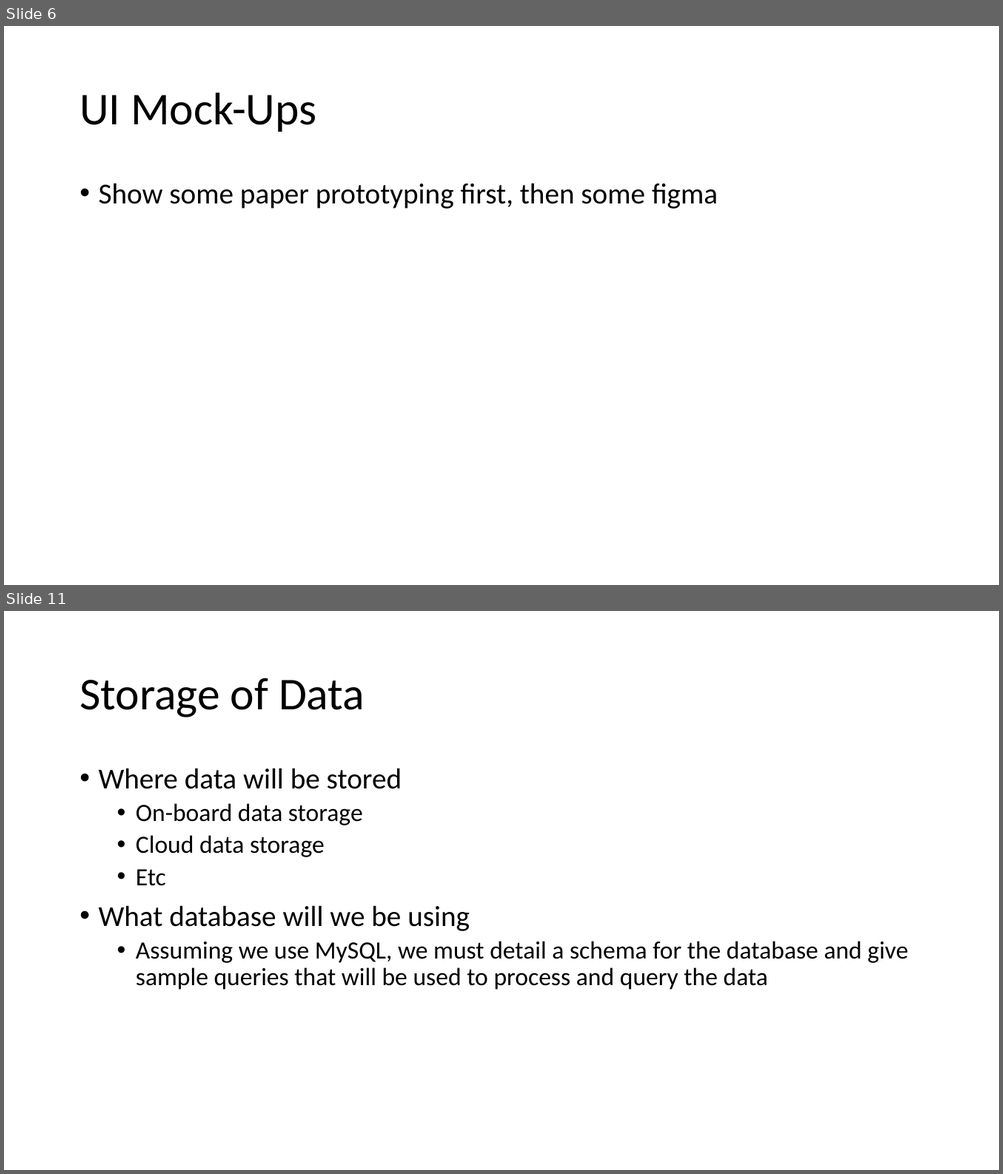
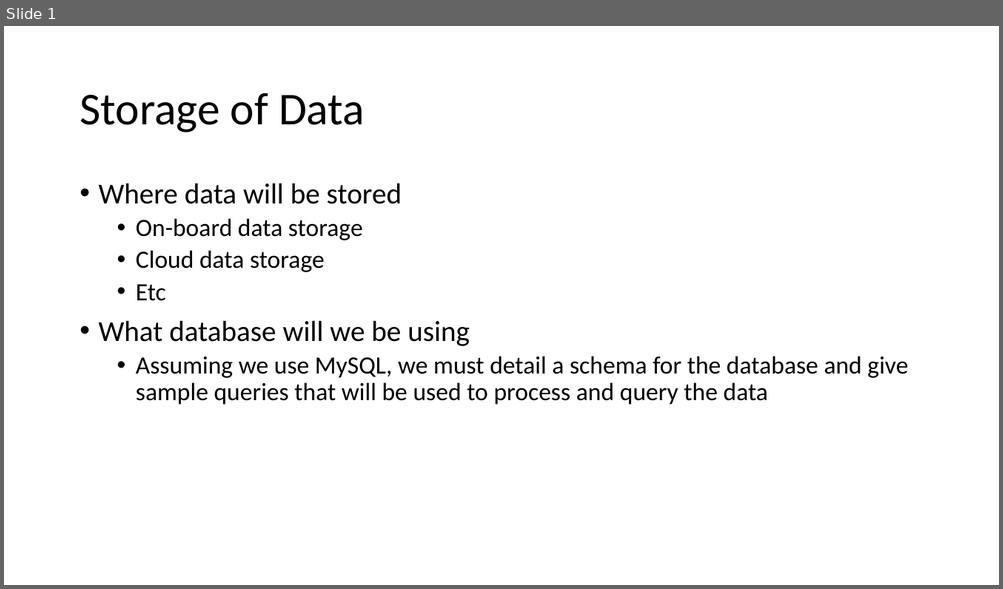
Before and after one commit to cianashby1337/IOT_CA1_Documentation, a slide deck: Slideshow template.pptx. Shown one above the other, each under a label of ours: slides 6 and 11 before the commit, slide 1 after it; the slides between them are not shown. The pictures are 1003x1174 and 1003x589 pixels, drawn with LibreOffice and Linux fonts; fonts in the diff are those of the drawing. Boxes give left, top, right and bottom in pixels: in the first picture for what was removed or moved away, otherwise in the second. Text is boxed around its words. In the diff, an @@ line names an element or a change of style, - is before the commit and + after.

```diff
--- a/Slideshow template.pptx
+++ b/Slideshow template.pptx
@@ slide 6 removed at box(4, 26, 999, 585), background #FFFFFF @@
@@ title removed at box(79, 93, 316, 132) @@
-UI Mock-Ups
@@ text removed at box(99, 183, 717, 209) @@
-• Show some paper prototyping first, then some figma
@@ what was slide 11 is now slide 1 @@
```
Also in this commit, not shown: 2 slides changed, 12 other slides removed.
